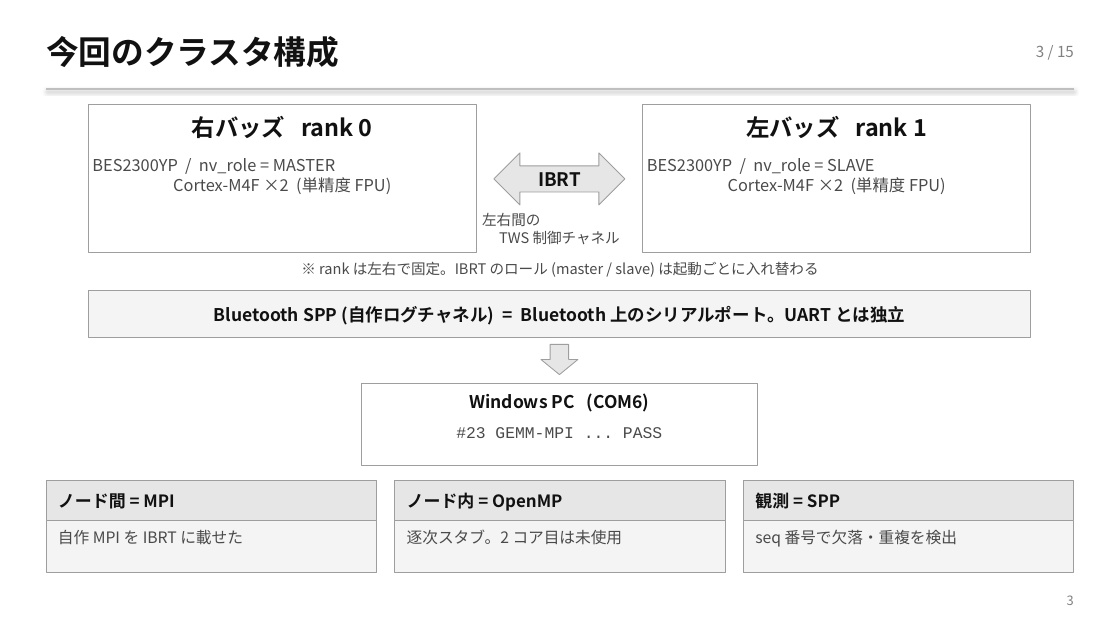
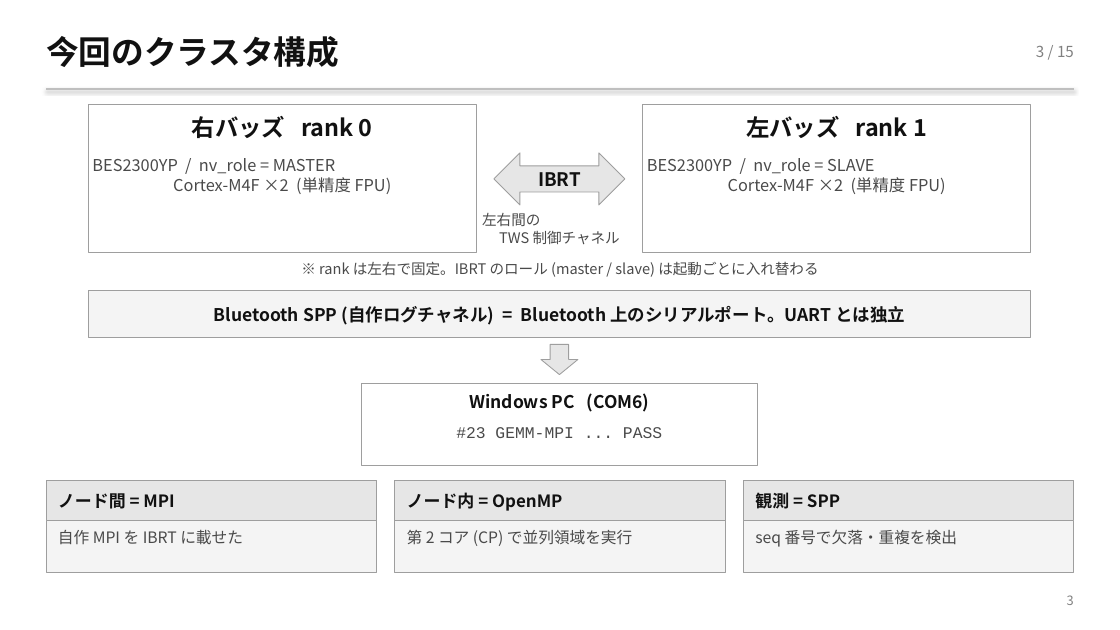
Before and after one commit to TamichiRyuto/pine-buds-cluster, a slide deck: slide 4 of slides/lt-ear-parallel.pptx. Drawn at 1120x630 pixels with LibreOffice and Linux fonts; fonts in the diff are those of the drawing. Boxes give left, top, right and bottom in pixels: in the first picture for what was removed or moved away, otherwise in the second. Text is boxed around its words. In the diff, an @@ line names an element or a change of style, - is before the commit and + after.

```diff
--- a/slides/lt-ear-parallel.pptx
+++ b/slides/lt-ear-parallel.pptx
@@ text at box(407, 530, 632, 546): text changed @@
-逐次スタブ。2 コア目は未使用
+第 2 コア (CP) で並列領域を実行
```
Also in this commit, not shown: 5 other slides changed, 1 slide added, 1 slide removed, 2 other files.
